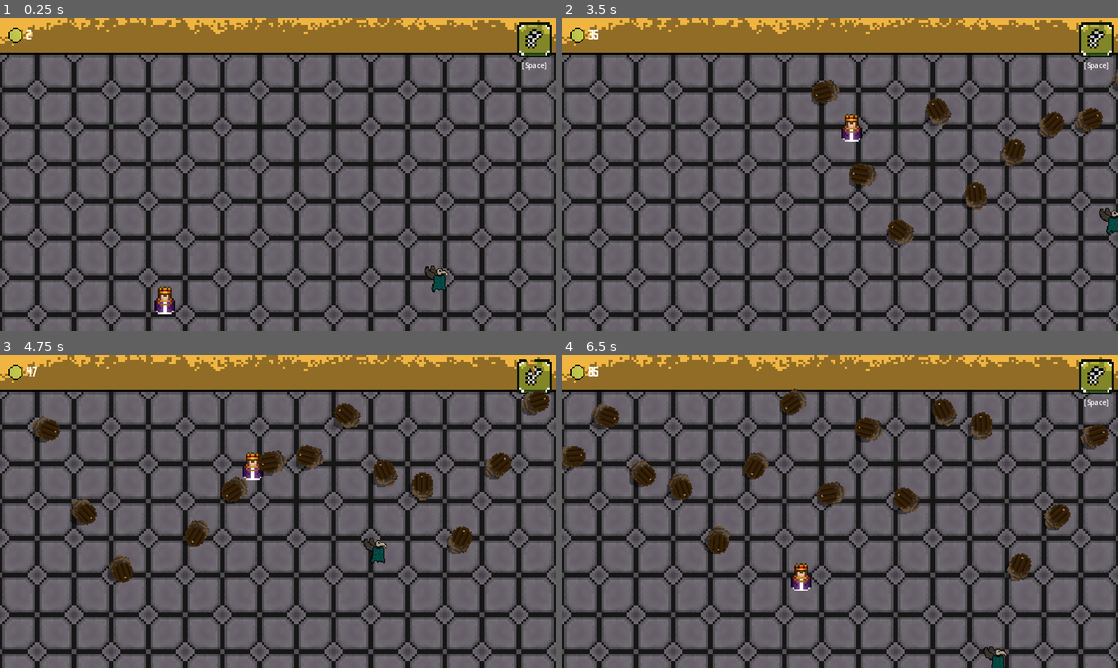
Above: before the commit, frames 1-4 (two rows, left to right).
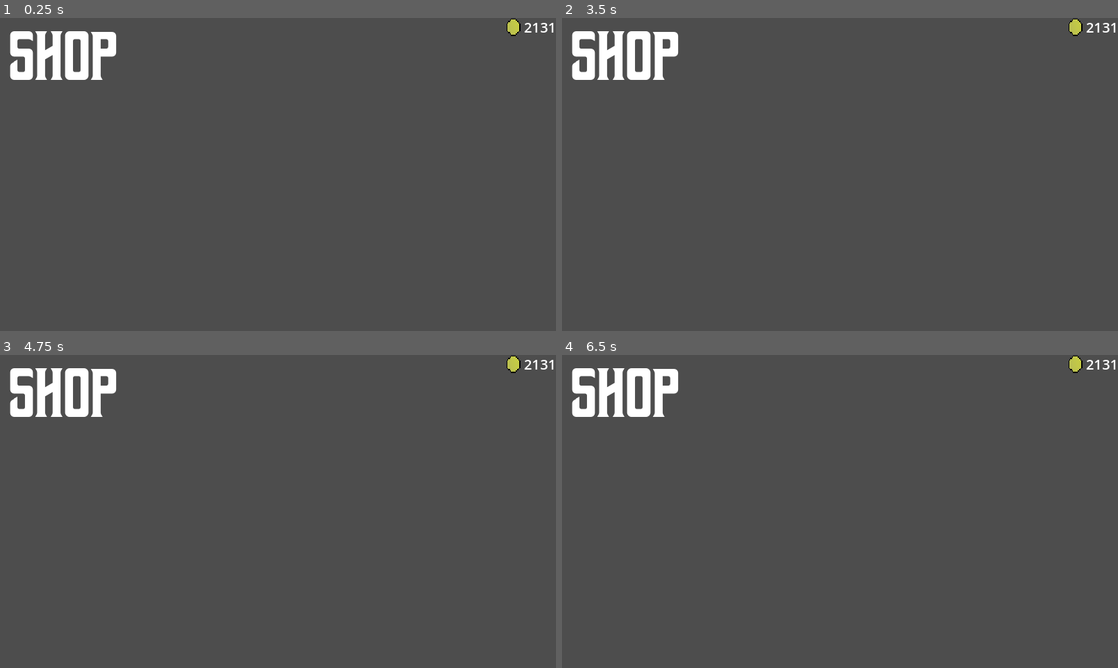
Above: after the commit, the same moments.

Repository: Booklordofthedings/Behold-The-King
Game: Godot game, scene res://Scenes/Shop.tscn
The game is run twice, just before and just after one commit, with the same random seed, the same clock (stepped at 60 frames per second) and the same inputs. Before the commit the project starts from res://Scenes/Game.tscn.
Inputs:
- Up to frame 1 (0.25 s): no input
- Up to frame 2 (3.5 s): hold Right (player_right) 0.53-1.28 s; tap Space (player_action) every 0.75 s from 0.6 to 2.85 s; hold Down (player_down) 1.28-2.03 s; hold Right (player_right) 2.03-2.78 s; hold Up (player_up) from 2.78 s (still down)
- Up to frame 3 (4.75 s): release Up (player_up) at 3.53 s; hold Left (player_left) from 3.53 s (still down); tap Space (player_action) at 3.6, 4.35 s
- Up to frame 4 (6.5 s): release Left (player_left) at 5.03 s; hold Down (player_down) 5.03-5.78 s; tap Space (player_action) at 5.1, 5.85 s; hold Right (player_right) from 5.78 s (still down)

The runs differ from the first frame. In frame 1, 77% of the frame differs, in the area x 0-100%, y 0-100%; in frame 2, 77%; in frame 3, 77%; in frame 4, 78%.

Commit message:
attempted to start shop

Diff:
--- /dev/null
+++ b/Scenes/Shop.tscn
@@ -0,0 +1,55 @@
+[gd_scene load_steps=3 format=3 uid="uid://d2j6k7b535t1y"]
+
+[ext_resource type="Texture2D" uid="uid://bpisp62o7qnmd" path="res://Assets/Sprites/Common/coin.png" id="1_r5fvu"]
+[ext_resource type="FontFile" uid="uid://dstkdot5rkpn3" path="res://Assets/Fonts/Geizer.otf" id="2_i7t3o"]
+
+[node name="Shop" type="Node"]
+
+[node name="Control" type="Control" parent="."]
+layout_mode = 3
+anchors_preset = 15
+anchor_right = 1.0
+anchor_bottom = 1.0
+grow_horizontal = 2
+grow_vertical = 2
+
+[node name="MarginContainer" type="MarginContainer" parent="Control"]
+layout_mode = 1
+anchors_preset = 15
+anchor_right = 1.0
+anchor_bottom = 1.0
+grow_horizontal = 2
+grow_vertical = 2
+theme_override_constants/margin_left = 10
+theme_override_constants/margin_top = 10
+theme_override_constants/margin_right = 10
+theme_override_constants/margin_bottom = 10
+
+[node name="Label" type="Label" parent="Control/MarginContainer"]
+layout_mode = 2
+size_flags_horizontal = 0
+size_flags_vertical = 0
+theme_override_fonts/font = ExtResource("2_i7t3o")
+theme_override_font_sizes/font_size = 80
+text = "Shop"
+
+[node name="Panel" type="Panel" parent="Control/MarginContainer"]
+layout_mode = 2
+size_flags_horizontal = 8
+size_flags_vertical = 0
+
+[node name="HBoxContainer" type="HBoxContainer" parent="Control/MarginContainer/Panel"]
+layout_mode = 1
+anchors_preset = 15
+anchor_right = 1.0
+anchor_bottom = 1.0
+grow_horizontal = 2
+grow_vertical = 2
+
+[node name="TextureRect" type="TextureRect" parent="Control/MarginContainer/Panel/HBoxContainer"]
+layout_mode = 2
+texture = ExtResource("1_r5fvu")
+
+[node name="Label" type="Label" parent="Control/MarginContainer/Panel/HBoxContainer"]
+layout_mode = 2
+text = "21312312"
--- a/project.godot
+++ b/project.godot
@@ -11,7 +11,7 @@
 [application]
 
 config/name="Behold-the-king"
-run/main_scene="res://Scenes/Game.tscn"
+run/main_scene="res://Scenes/Shop.tscn"
 config/features=PackedStringArray("4.1", "GL Compatibility")
 config/icon="res://icon.svg"
 
